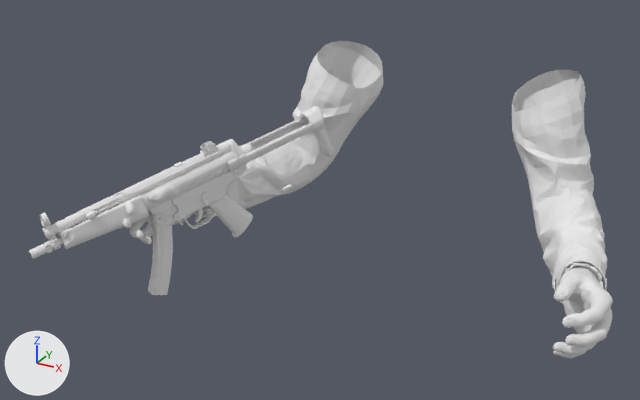
Renders of the FBX model Assets/Source/Weapons/MP5/Animations/mp5.fbx from each side of a commit.
The view is the same before and after, from a camera (50 mm lens) standing at (0.53, -1.346, 0.346) and looking at (-0.085, -0.228, -0.214). Lighting does not change. The marker at lower left points along +X, +Y and +Z. Where no turn or scale is listed for an object, it has been applied to the vertices.

Names of what the first picture shows: 'wpn_hand_loner_novice.ogf 00', 'wpn_mp5_hud.ogf 00'.
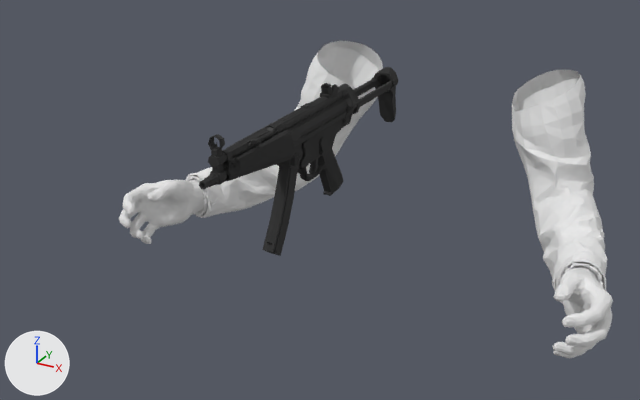
The newer file is also turned or shifted as a whole; pictures and numbers use the older file's frame.

Boxes (x1, y1, x2, y2) around the edits, measured in the pictures (640 x 400 px):
'wpn_mp5_hud.ogf 00', deleted: before (29, 106, 335, 295)
    faces in mat_wpn_mp5_reciever (its picture is missing): (40, 145, 229, 250)
    faces in mat_wpn_mp5_stock (its picture is missing): (218, 106, 335, 178)
    faces in mat_wpn_mp5_body (its picture is missing): (172, 171, 253, 237)
    faces in mat_wpn_mp5_handguard (its picture is missing): (58, 195, 149, 249)
    faces in mat_wpn_mp5_mag (its picture is missing): (148, 223, 173, 295)
'mp5', added (black): after (199, 67, 398, 256)
    faces in mat_finish (black #2c2c2c): (199, 76, 392, 256)
    faces in mat_polymer (black #242424): (223, 67, 398, 196)

The edits, one by one:
Material 'finish_secondary' (mat_finish_secondary) is new.
Its base color is (0.0732, 0.0732, 0.0732) (dark grey #4c4c4c).
Its roughness is 0.946.
Material 'finish_bright' (mat_finish_bright) is new.
Its base color is (0.448, 0.448, 0.448) (grey #b3b3b3).
Its roughness is 0.953.
Material 'polymer' (mat_polymer) is new.
Its base color is (0.0174, 0.0174, 0.0174) (black #242424).
Its roughness is 0.9.
Material 'finish' (mat_finish) is new.
Its base color is (0.0254, 0.0254, 0.0254) (black #2c2c2c).
Its roughness is 0.934.
Mesh me_mp5 is new.
It has 3606 vertices, 6976 faces and spans x -0.026..0.026, y -0.184..0.381, z -0.172..0.056.
Faces by material slot: [4804, 1241, 581, 350].
It uses material mat_finish (black #2c2c2c).
It uses material mat_polymer (black #242424).
It uses material mat_finish_secondary (dark grey #4c4c4c).
It uses material mat_finish_bright (grey #b3b3b3).
Object 'wpn_mp5_hud.ogf 00' (ob_wpn_mp5_hud_ogf_00) is deleted.
Object 'mp5' (ob_mp5) is new; it shows me_mp5.
Its location is (-0.089, -0.339, -0.081).
